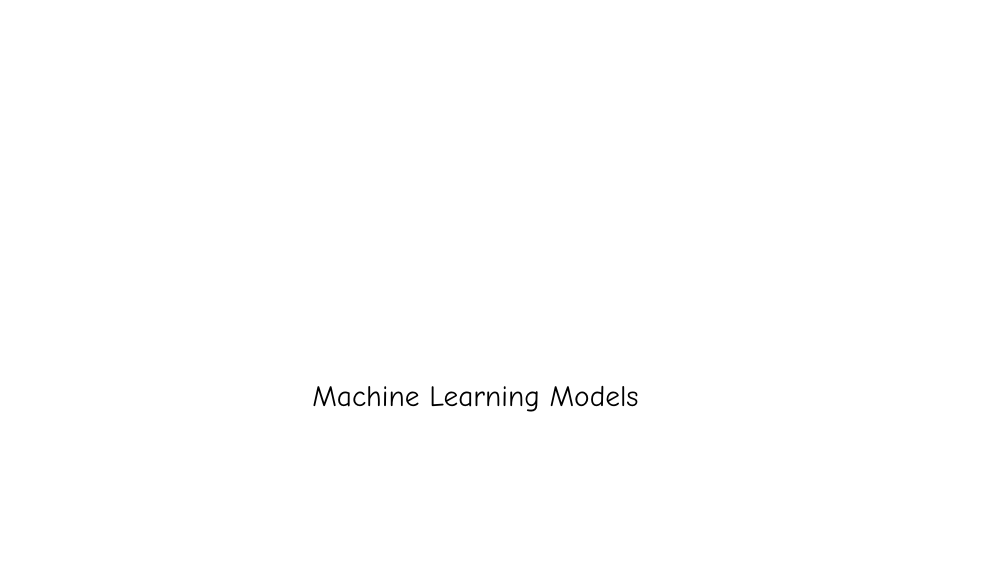
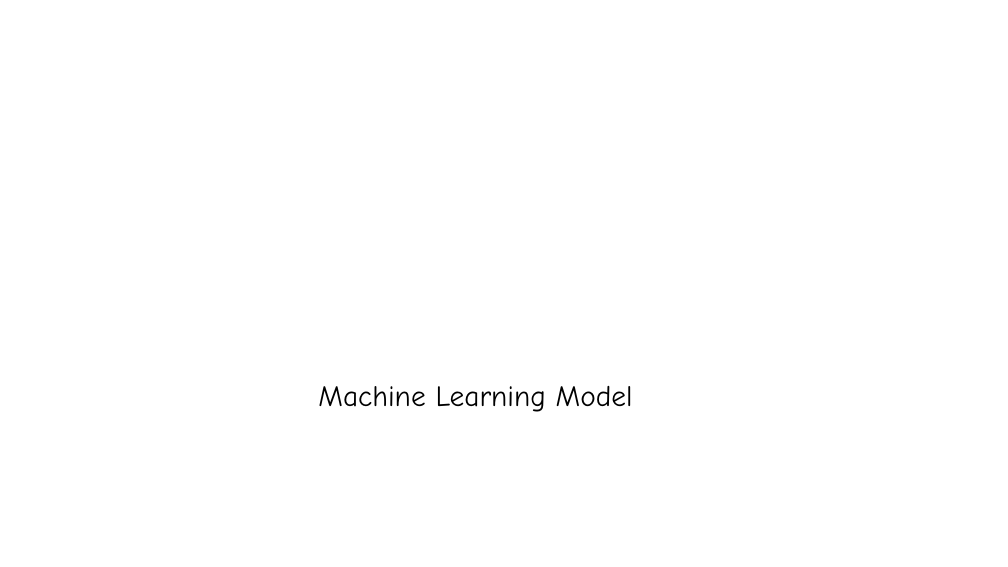
Before and after one commit to JordanWhite21/TheBluePowerShells, a slide deck: slide 6 of Final Project_MarioKart.pptx. Drawn at 1008x567 pixels with LibreOffice and Linux fonts; fonts in the diff are those of the drawing; background and template pictures are left out. Boxes give left, top, right and bottom in pixels: in the first picture for what was removed or moved away, otherwise in the second. Text is boxed around its words. In the diff, an @@ line names an element or a change of style, - is before the commit and + after.

```diff
--- a/Final Project_MarioKart.pptx
+++ b/Final Project_MarioKart.pptx
@@ text at box(318, 386, 633, 412): text changed @@
-Machine Learning Models
+Machine Learning Model
```
Also in this commit, not shown: 5 other slides changed, 1 slide added, 8 slides removed.
